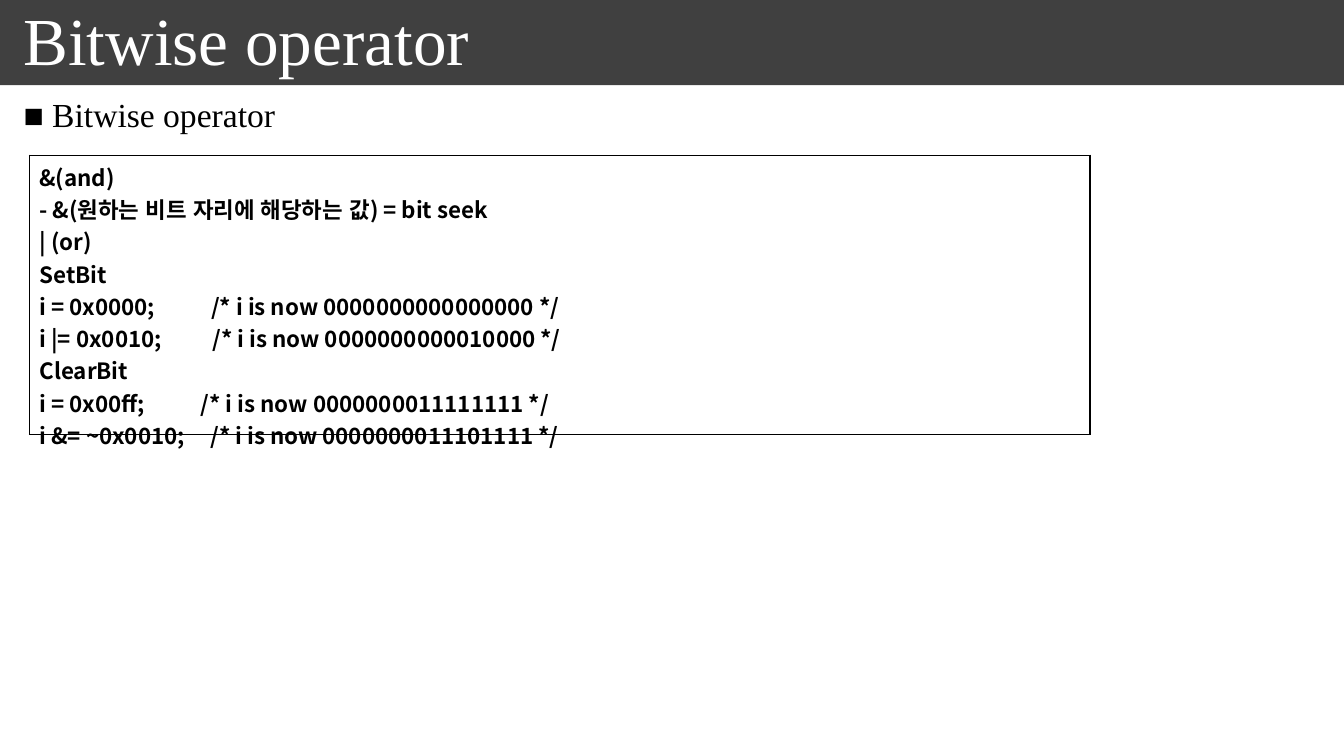
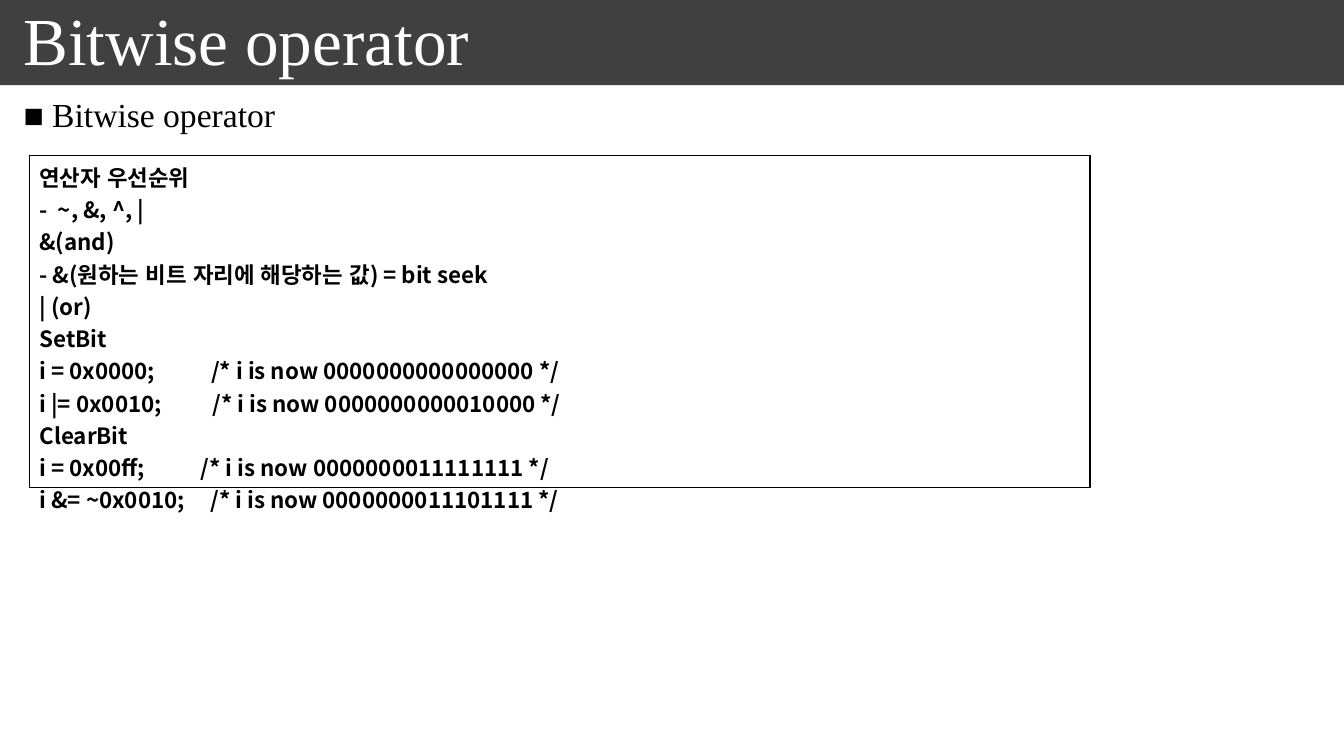
Before and after one commit to seonghokim/Study, a slide deck: slide 30 of everything in c.pptx (slide 26 before the commit). Drawn at 1344x756 pixels with LibreOffice and Linux fonts; fonts in the diff are those of the drawing. Boxes give left, top, right and bottom in pixels: in the first picture for what was removed or moved away, otherwise in the second. Text is boxed around its words. In the diff, an @@ line names an element or a change of style, - is before the commit and + after.

```diff
--- a/everything in c.pptx
+++ b/everything in c.pptx
@@ table at bbox=[29, 155, 1090, 517] @@
-row 1, column 1: &(and) / - &(원하는 비트 자리에 해당하는 값) = bit seek / | (or) / SetBit / i = 0x0000; /* i is now 0000000000000000 */ / i |= 0x0010; /* i is now 0000000000010000 */ / ClearBit / i = 0x00ff; /* i is now 0000000011111111 */ / i &= ~0x0010; /* i is now 0000000011101111 */
+row 1, column 1: 연산자 우선순위 / - ~, &, ^, | / &(and) / - &(원하는 비트 자리에 해당하는 값) = bit seek / | (or) / SetBit / i = 0x0000; /* i is now 0000000000000000 */ / i |= 0x0010; /* i is now 0000000000010000 */ / ClearBit / i = 0x00ff; /* i is now 0000000011111111 */ / i &= ~0x0010; /* i is now 0000000011101111 */
```
Also in this commit, not shown: 4 slides added.
